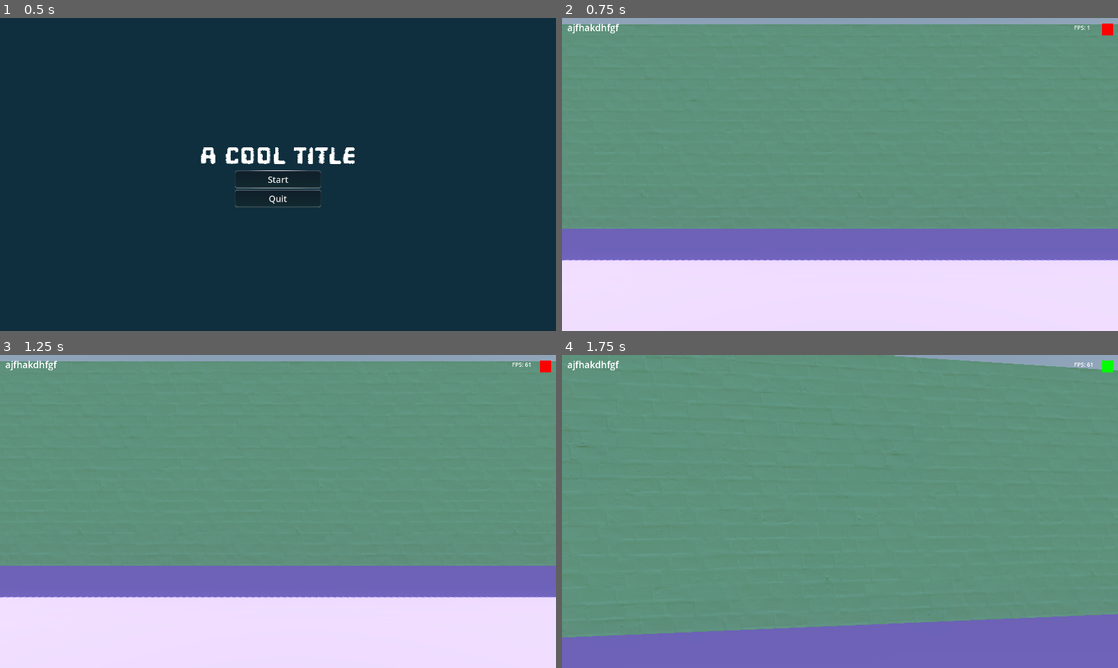
Above: before the commit, frames 1-4 (two rows, left to right).
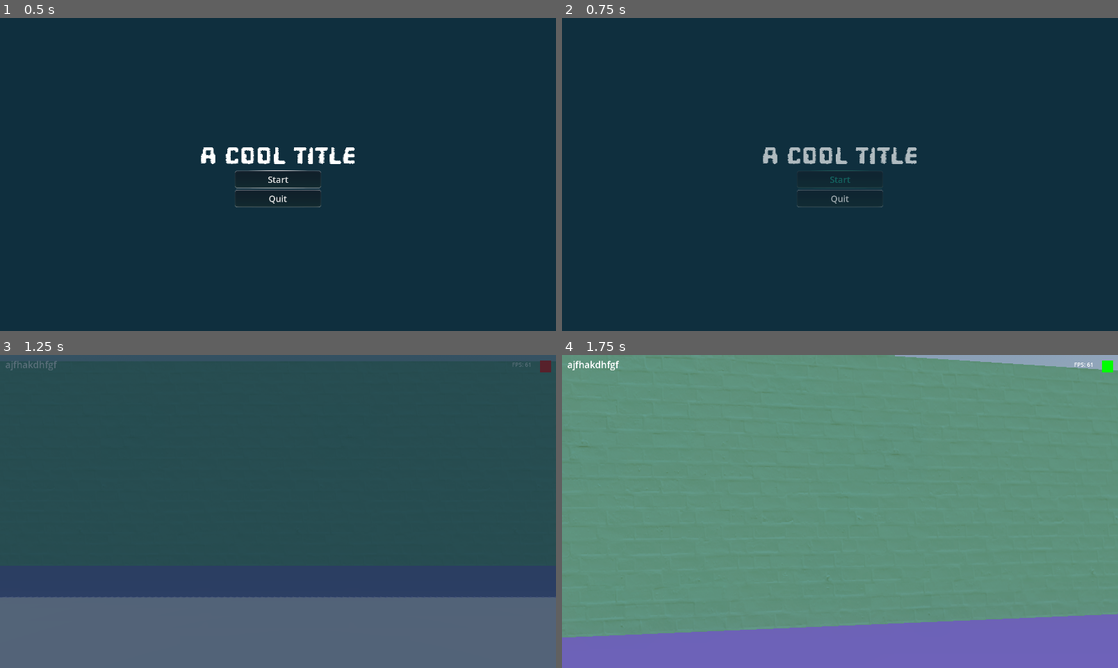
Above: after the commit, the same moments.

Repository: Tayacan/GameOff2023
Game: Godot game, scene res://scenes/UI/main_menu.tscn
Two runs of this game, one before a commit and one after it. Both use one fixed random seed, a clock stepped at 60 frames per second and the inputs below.
Inputs (mouse positions are in pixels of both pictures, inside the frame that each line leads up to):
- Up to frame 1 (0.5 s): no input
- Up to frame 2 (0.75 s): click "Start" at 0.5 s
- Up to frame 3 (1.25 s): no input
- Up to frame 4 (1.75 s): move the mouse to (867, 511) at 1.27 s; hold W (move_forward) from 1.28 s (still down); tap Mouse wheel down (change_link_next) at 1.35 s; tap Space (jump) at 1.52 s

Frame 1 is identical in both runs. In frame 2, 100% of the frame differs, in the area x 0-100%, y 0-100%; in frame 3, 100%; in frame 4, nothing differs.

Commit message:
Add nice transition to more scenes

Diff:
--- a/scenes/UI/main_menu.gd
+++ b/scenes/UI/main_menu.gd
@@ -1,7 +1,7 @@
 extends Control
 
 func _on_start_button_pressed():
-	get_tree().change_scene_to_file("res://scenes/playground.tscn")
+	Transition.change_scene("res://scenes/playground.tscn")
 
 func _on_quit_button_pressed():
 	get_tree().quit()
--- a/scenes/UI/pause_menu.gd
+++ b/scenes/UI/pause_menu.gd
@@ -20,4 +20,4 @@
 
 func _on_quit_to_menu_button_pressed():
 	get_tree().paused = false
-	get_tree().change_scene_to_file("res://scenes/UI/main_menu.tscn")
+	Transition.change_scene("res://scenes/UI/main_menu.tscn")
--- a/scenes/WinArea.gd
+++ b/scenes/WinArea.gd
@@ -1,6 +1,4 @@
 extends MeshInstance3D
-
-@onready var timer: Timer = $Timer
 
 func _on_area_3d_body_entered(body):
 	if body.is_in_group("linkable"):
--- a/scenes/transition.gd
+++ b/scenes/transition.gd
@@ -1,4 +1,4 @@
-extends Control
+extends Node
 
 @onready var animation_player = $AnimationPlayer
 
--- a/scenes/transition.tscn
+++ b/scenes/transition.tscn
@@ -8,7 +8,7 @@
 tracks/0/type = "value"
 tracks/0/imported = false
 tracks/0/enabled = true
-tracks/0/path = NodePath("ColorRect:modulate")
+tracks/0/path = NodePath("Transition/ColorRect:modulate")
 tracks/0/interp = 1
 tracks/0/loop_wrap = true
 tracks/0/keys = {
@@ -24,7 +24,7 @@
 tracks/0/type = "value"
 tracks/0/imported = false
 tracks/0/enabled = true
-tracks/0/path = NodePath("ColorRect:modulate")
+tracks/0/path = NodePath("Transition/ColorRect:modulate")
 tracks/0/interp = 1
 tracks/0/loop_wrap = true
 tracks/0/keys = {
@@ -40,25 +40,18 @@
 "dissolve": SubResource("Animation_i3sxg")
 }
 
-[node name="Control" type="Control"]
-layout_mode = 3
-anchors_preset = 15
-anchor_right = 1.0
-anchor_bottom = 1.0
-grow_horizontal = 2
-grow_vertical = 2
-mouse_filter = 2
+[node name="Transition" type="CanvasLayer"]
 script = ExtResource("1_2mpqg")
 
 [node name="ColorRect" type="ColorRect" parent="."]
 modulate = Color(1, 1, 1, 0)
-layout_mode = 0
 offset_right = 1920.0
 offset_bottom = 1080.0
 mouse_filter = 2
 color = Color(0.0588235, 0.184314, 0.243137, 1)
 
 [node name="AnimationPlayer" type="AnimationPlayer" parent="."]
+root_node = NodePath("../..")
 libraries = {
 "": SubResource("AnimationLibrary_37lrq")
 }
